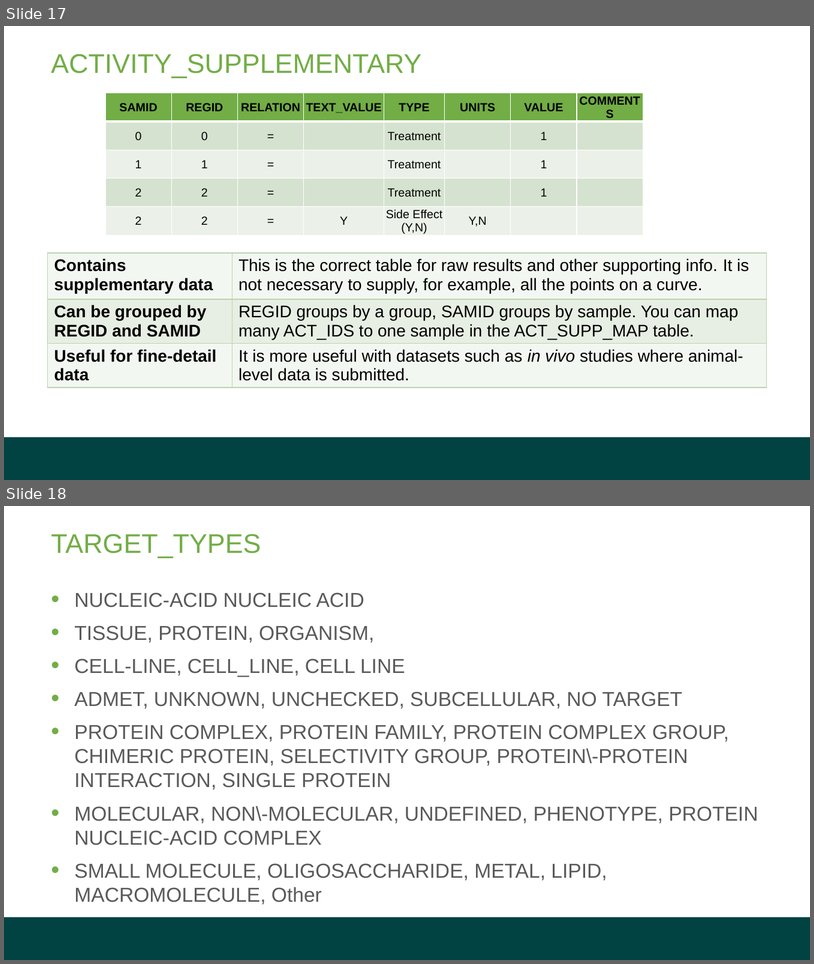
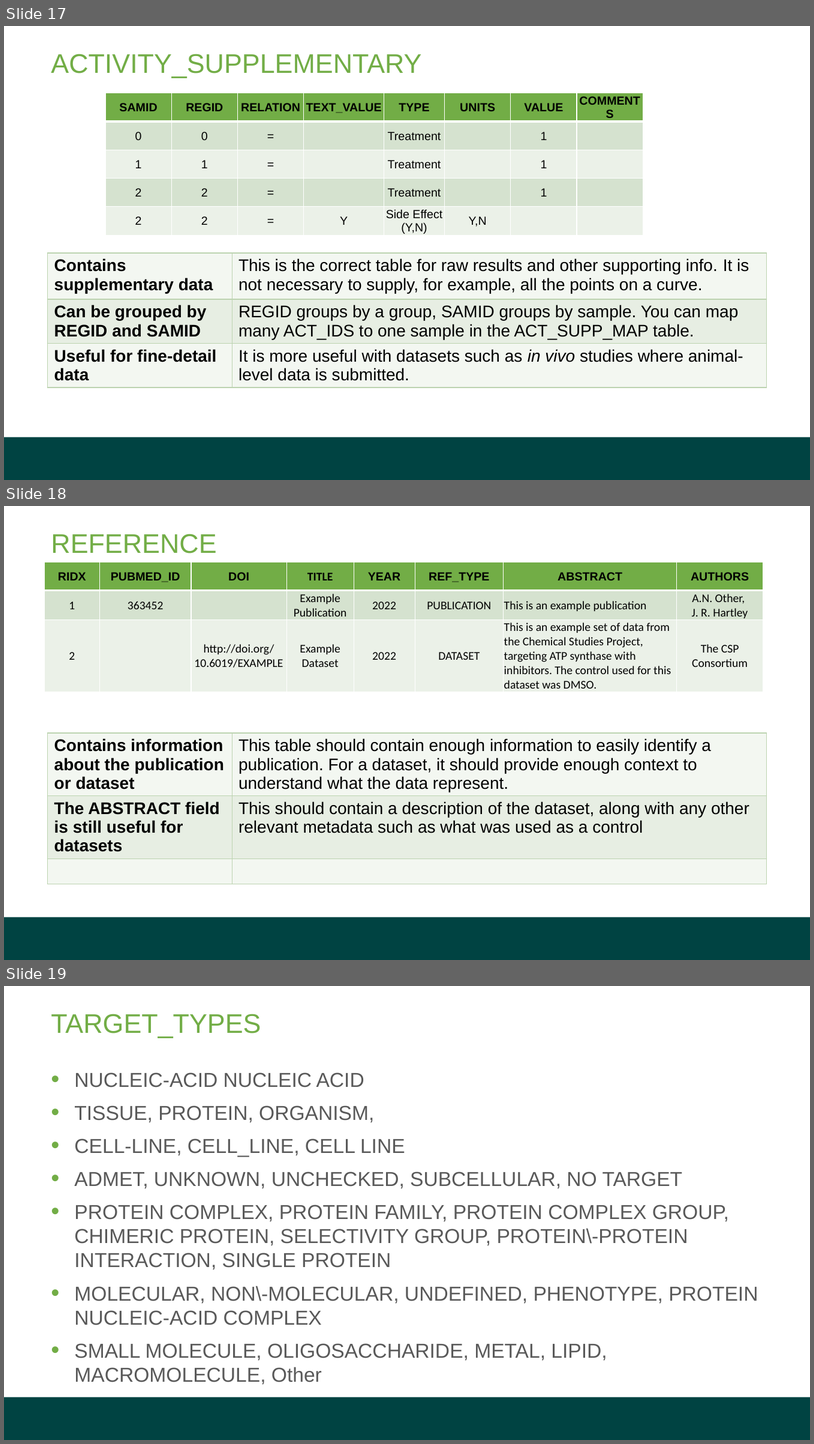
Before and after one commit to chembl/ChEMBL-Loader-Documentation, a slide deck: .gitbook/assets/Data deposition ChEMBL slides.pptx. Shown one above the other, each under a label of ours: slides 17 and 18 before the commit, slides 17, 18 and 19 after it. The pictures are 814x964 and 814x1444 pixels, drawn with LibreOffice and Linux fonts; fonts in the diff are those of the drawing; background and template pictures are left out. Boxes give left, top, right and bottom in pixels: in the first picture for what was removed or moved away, otherwise in the second. Text is boxed around its words. In the diff, an @@ line names an element or a change of style, - is before the commit and + after.

Commit message:
GitBook: [#170] No subject

```diff
--- a/.gitbook/assets/Data deposition ChEMBL slides.pptx
+++ b/.gitbook/assets/Data deposition ChEMBL slides.pptx
@@ slide 18 added at [4,506,810,960], background #FFFFFF; not listed: 1 template element that a slide beside it also shows @@
@@ title added at [51,534,216,553], 32 pt, text #72AD46 @@
+REFERENCE
@@ table added at [45,562,763,691], 3 rows, 8 columns @@
+RIDX | PUBMED_ID | DOI | TITLE | YEAR | REF_TYPE | ABSTRACT | AUTHORS
+1 | 363452 |  | Example Publication | 2022 | PUBLICATION | This is an example publication | A.N. Other, J. R. Hartley
+2 |  | http://doi.org/10.6019/EXAMPLE | Example Dataset | 2022 | DATASET | This is an example set of data from the Chemical Studies Project, targeting ATP synthase with inhibitors. The control used for this dataset was DMSO. | The CSP Consortium
@@ table added at [48,733,767,894], 3 rows, 2 columns @@
+Contains information about the publication or dataset | This table should contain enough information to easily identify a publication. For a dataset, it should provide enough context to understand what the data represent.
+The ABSTRACT field is still useful for datasets | This should contain a description of the dataset, along with any other relevant metadata such as what was used as a control
+ | 
@@ what was slide 18 is now slide 19 @@
```
